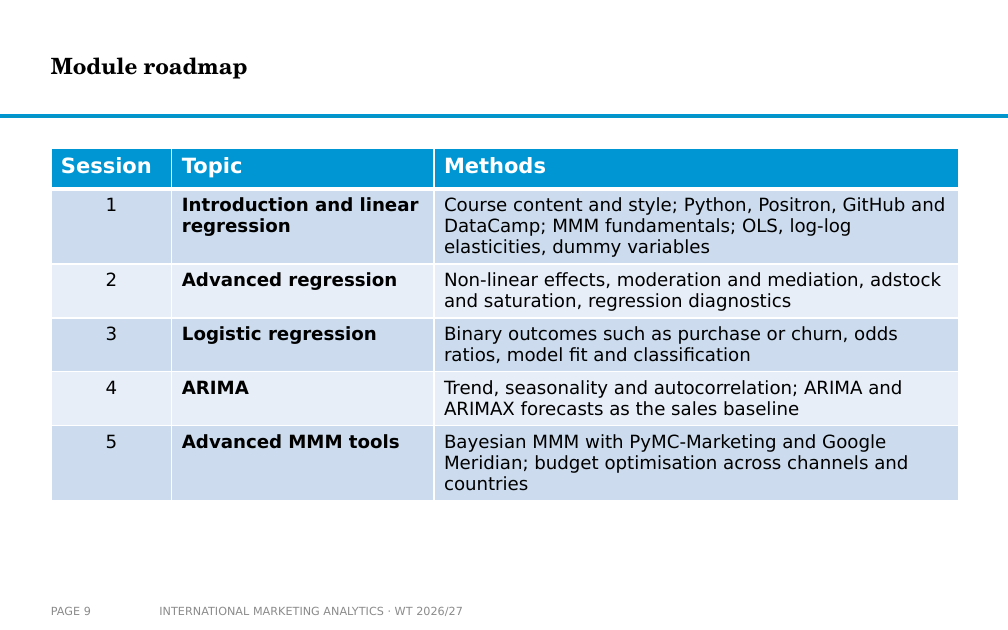
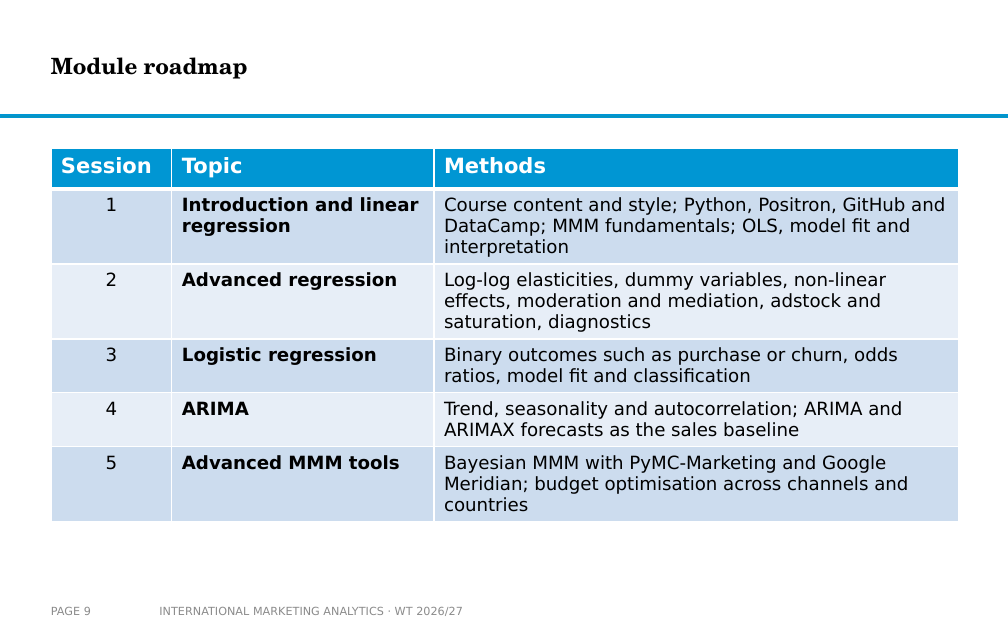
Before and after one commit to arnefloh-wu/International-Marketing-Analytics, a slide deck: slide 9 of slides/00a_course-content-and-style_WT26-27.pptx. Drawn at 1008x630 pixels with LibreOffice and Linux fonts; fonts in the diff are those of the drawing; background and template pictures are left out. Boxes give left, top, right and bottom in pixels: in the first picture for what was removed or moved away, otherwise in the second. Text is boxed around its words. In the diff, an @@ line names an element or a change of style, - is before the commit and + after.

```diff
--- a/slides/00a_course-content-and-style_WT26-27.pptx
+++ b/slides/00a_course-content-and-style_WT26-27.pptx
@@ table at bbox=[51, 148, 959, 516] @@
-row 2, column 3: Course content and style; Python, Positron, GitHub and DataCamp; MMM fundamentals; OLS, log-log elasticities, dummy variables
+row 2, column 3: Course content and style; Python, Positron, GitHub and DataCamp; MMM fundamentals; OLS, model fit and interpretation
-row 3, column 3: Non-linear effects, moderation and mediation, adstock and saturation, regression diagnostics
+row 3, column 3: Log-log elasticities, dummy variables, non-linear effects, moderation and mediation, adstock and saturation, diagnostics
```
Also in this commit, not shown: 7 other slides changed, 2 slides added, 4 other files.
